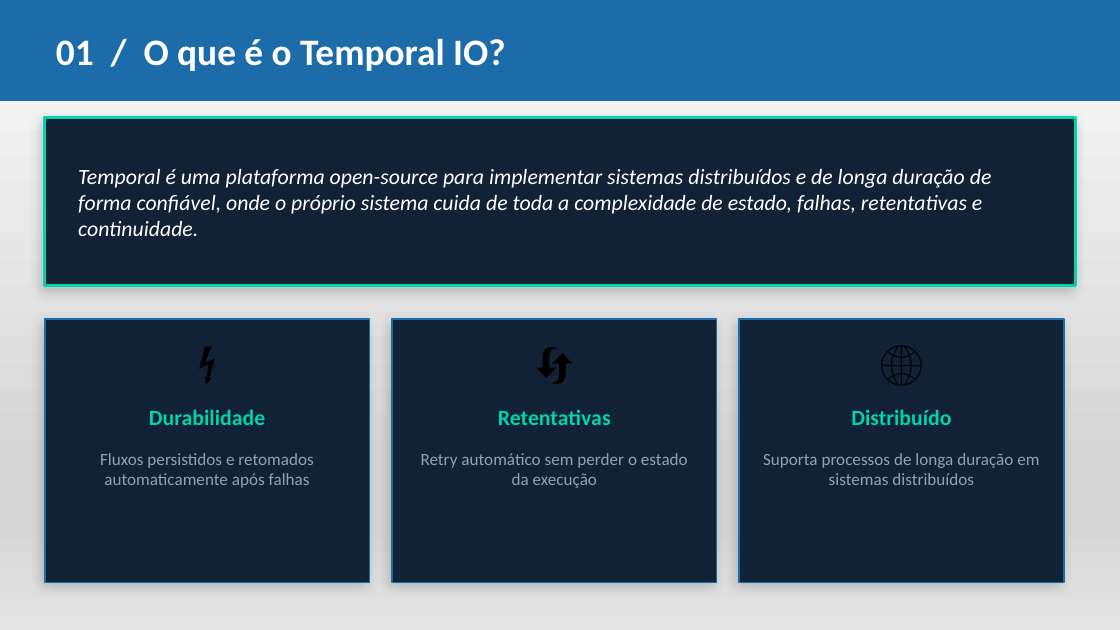
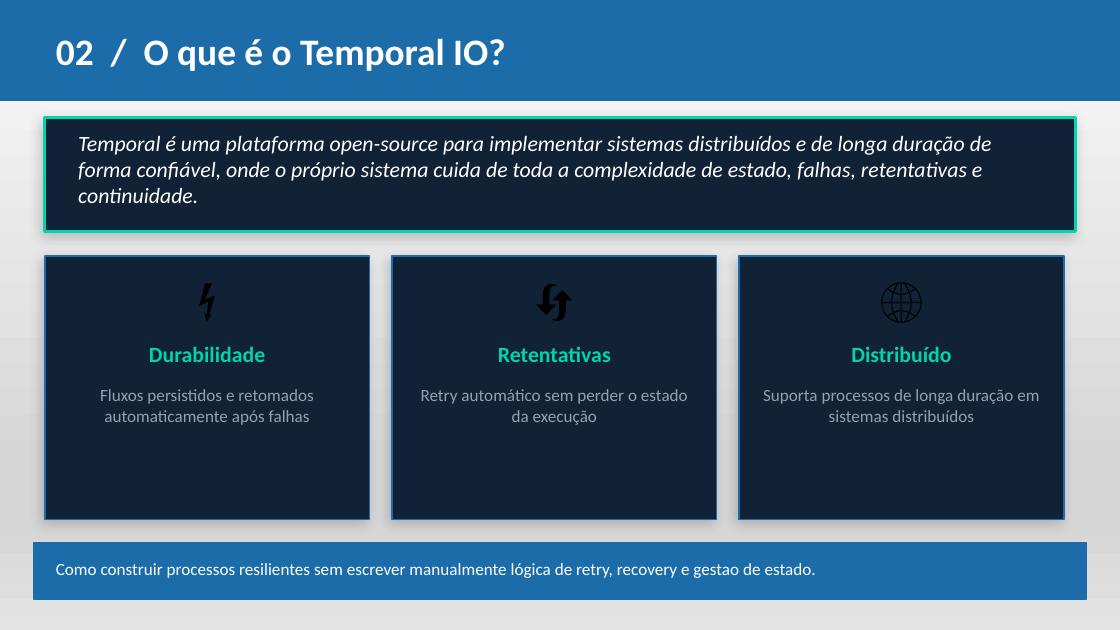
Before and after one commit to pedro-bvf/Temporal-IO, a slide deck: slide 4 of Temporal_IO_pt.pptx (slide 3 before the commit). Drawn at 1120x630 pixels with LibreOffice and Linux fonts; fonts in the diff are those of the drawing. Boxes give left, top, right and bottom in pixels: in the first picture for what was removed or moved away, otherwise in the second. Text is boxed around its words. In the diff, an @@ line names an element or a change of style, - is before the commit and + after.

```diff
--- a/Temporal_IO_pt.pptx
+++ b/Temporal_IO_pt.pptx
@@ text at (56, 38, 505, 71): text changed @@
-01 / O que é o Temporal IO?
+02 / O que é o Temporal IO?
@@ rectangle: place and size @@
-rectangle at (45, 118, 1075, 286)
+rectangle at (45, 118, 1075, 232)
@@ text "Temporal é uma plataforma open-source ...": place and size @@
-text "Temporal é uma plataforma open-source ..." at (78, 169, 992, 236)
+text "Temporal é uma plataforma open-source ..." at (78, 136, 992, 203)
@@ 3 texts, 3 rectangles: place and size @@
-3 texts, 3 rectangles at (45, 319, 1064, 582)
+3 texts, 3 rectangles at (45, 256, 1064, 520)
@@ 6 texts: place and size @@
-6 texts at (45, 330, 1064, 488)
+6 texts at (45, 268, 1064, 425)
@@ rectangle added at (34, 543, 1086, 599), fill #1B6CA8, outline #1B6CA8 1 pt @@
@@ text added at (56, 563, 816, 578), 11 pt, text #FFFFFF @@
+Como construir processos resilientes sem escrever manualmente lógica de retry, recovery e gestao de estado.
```
Also in this commit, not shown: 8 other slides changed, 1 slide added, 2 slides removed, 3 other files.
